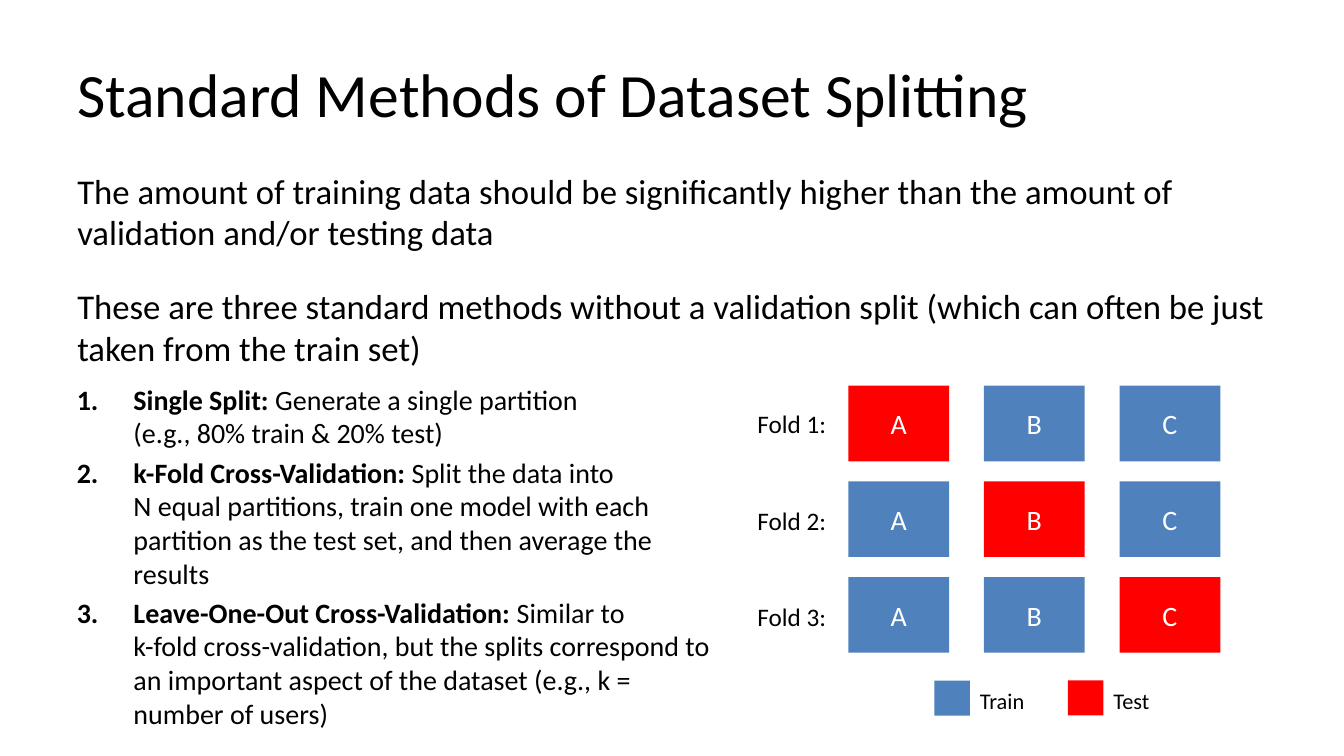
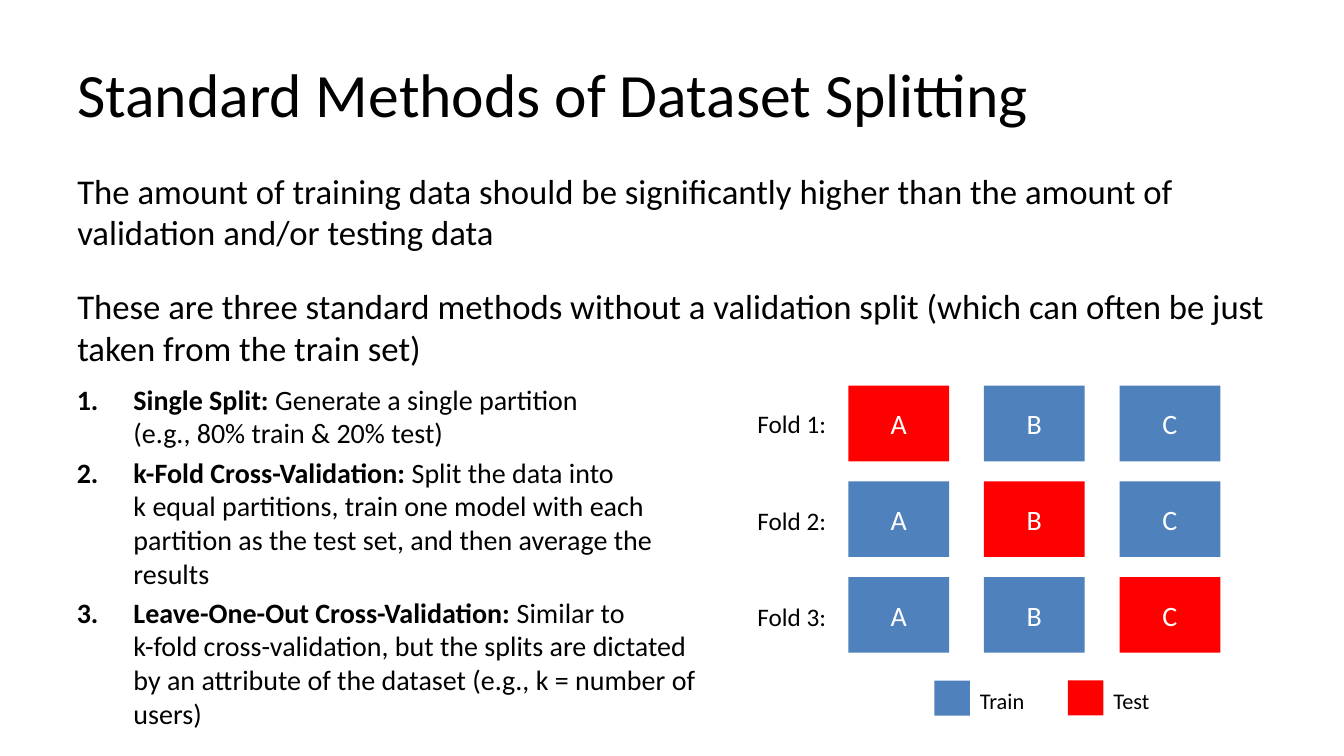
Before and after one commit to C4M-UofT/C4M-UofT.github.io, a slide deck: slide 17 of lectures/module3/3-1_ml_workflow/MachineLearning_tutorial.pptx. Drawn at 1344x756 pixels with LibreOffice and Linux fonts; fonts in the diff are those of the drawing. Boxes give left, top, right and bottom in pixels: in the first picture for what was removed or moved away, otherwise in the second. Text is boxed around its words. In the diff, an @@ line names an element or a change of style, - is before the commit and + after.

```diff
--- a/lectures/module3/3-1_ml_workflow/MachineLearning_tutorial.pptx
+++ b/lectures/module3/3-1_ml_workflow/MachineLearning_tutorial.pptx
@@ text at [133, 463, 695, 728]: text changed @@
-2. k-Fold Cross-Validation: Split the data into
-   N equal partitions, train one model with each partition as the test set, and then average the results
-3. Leave-One-Out Cross-Validation: Similar to
-   k-fold cross-validation, but the splits correspond to an important aspect of the dataset (e.g., k = number of users)
+2. k-Fold Cross-Validation: Split the data into
+   k equal partitions, train one model with each partition as the test set, and then average the results
+3. Leave-One-Out Cross-Validation: Similar to
+   k-fold cross-validation, but the splits are dictated by an attribute of the dataset (e.g., k = number of users)
```
Also in this commit, not shown: 2 other files.
